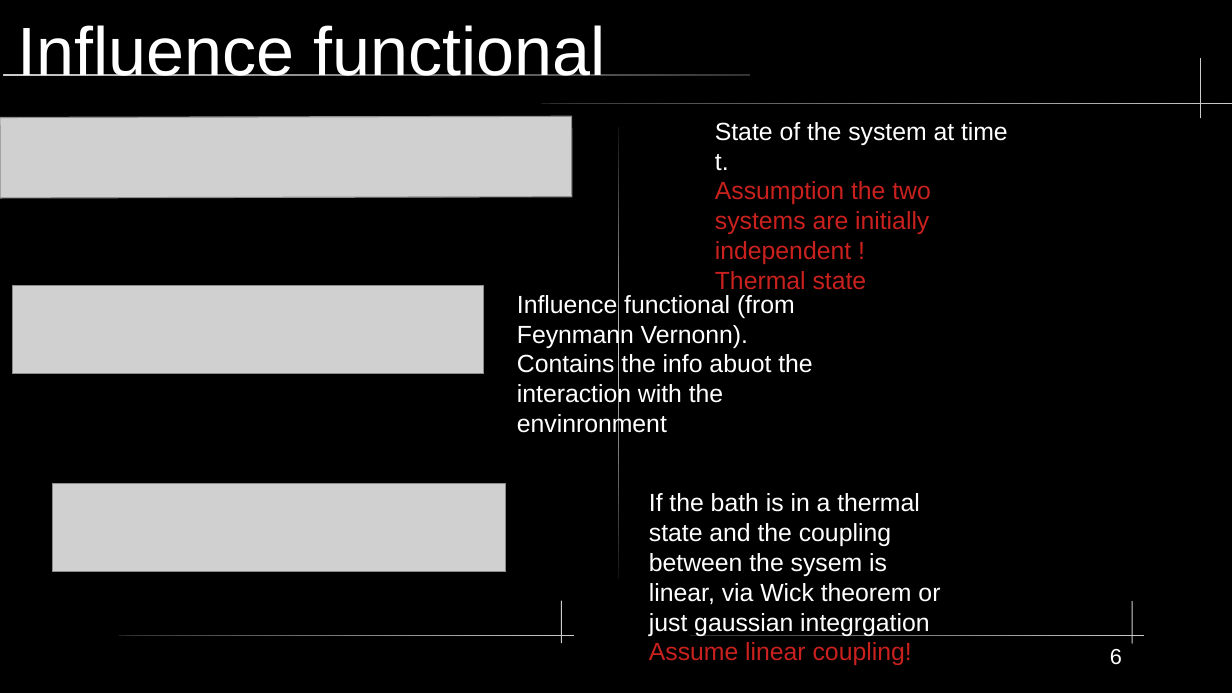
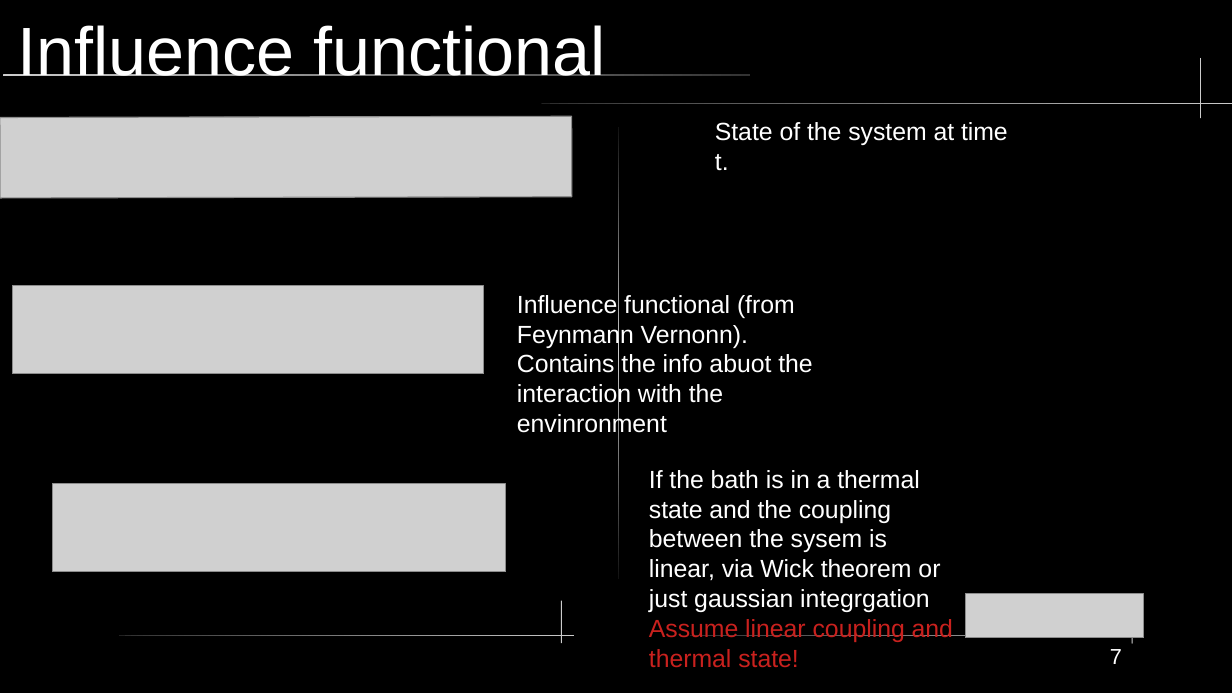
Before and after one commit to SanderStammbach/Sanders-Studium, a slide deck: slide 7 of vortrag1-heom/Powerpoint.odp (slide 6 before the commit). Drawn at 1232x693 pixels with LibreOffice and Linux fonts; fonts in the diff are those of the drawing; grey boxes stand for pictures. Boxes give left, top, right and bottom in pixels: in the first picture for what was removed or moved away, otherwise in the second. Text is boxed around its words. In the diff, an @@ line names an element or a change of style, - is before the commit and + after.

```diff
--- a/vortrag1-heom/Powerpoint.odp
+++ b/vortrag1-heom/Powerpoint.odp
@@ text at (715, 181, 931, 290): paragraphs removed @@
-Assumption the two systems are initially independent !
-Thermal state
@@ text "If the bath is in ...": place and size @@
-text "If the bath is in ..." at (649, 493, 940, 665)
+text "If the bath is in ..." at (649, 470, 953, 668)
@@ picture added at (966, 594, 1145, 637) @@
@@ text at (649, 619, 953, 668): text changed @@
-Assume linear coupling!
+Assume linear coupling and thermal state!
@@ page number at (1110, 649, 1122, 664): text changed @@
-6
+7
```
Also in this commit, not shown: 8 other slides changed, 11 slides added, 2 slides removed, 1 other file.
